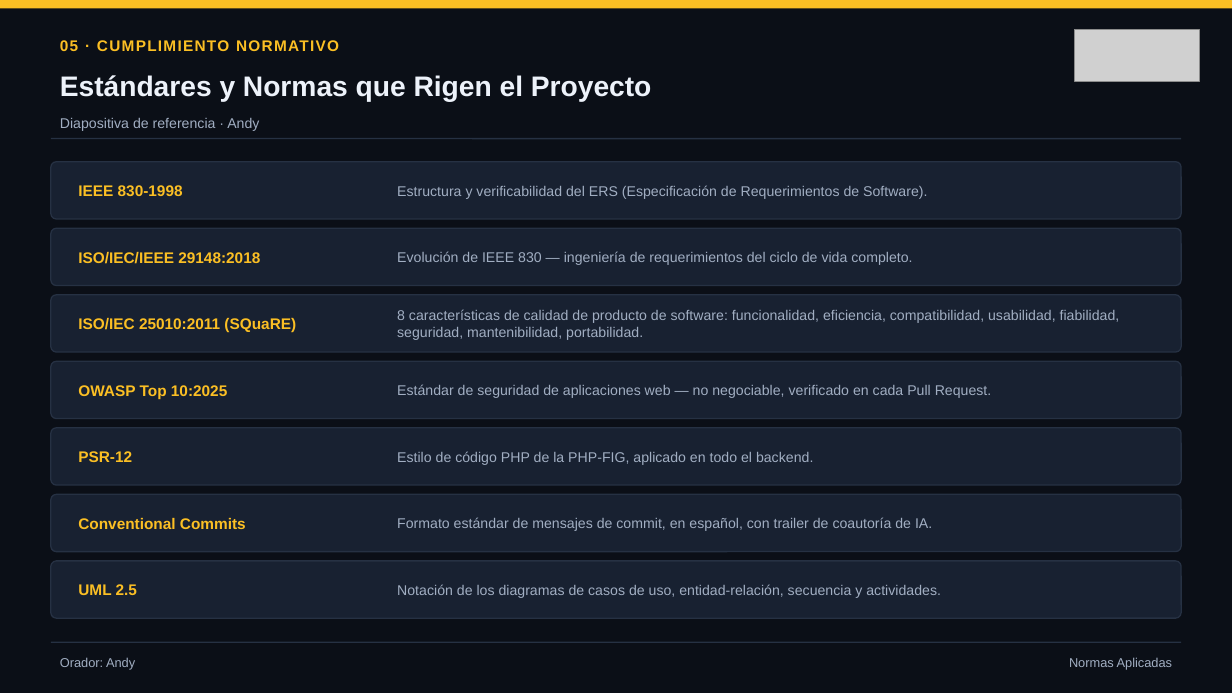
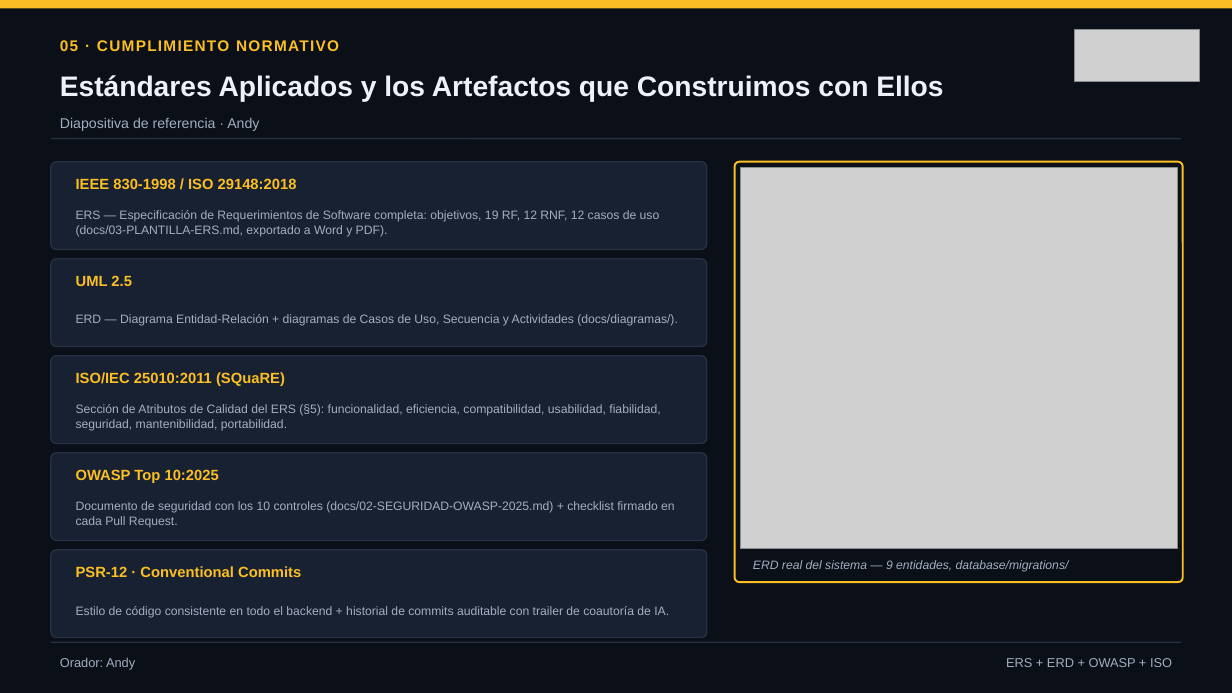
Before and after one commit to Andy13K/Dia_del_programador_IA, a slide deck: slide 5 of docs/export/Presentacion-Kin-Solar-Guatemala.pptx. Drawn at 1232x693 pixels with LibreOffice and Linux fonts; fonts in the diff are those of the drawing; grey boxes stand for pictures. Boxes give left, top, right and bottom in pixels: in the first picture for what was removed or moved away, otherwise in the second. Text is boxed around its words. In the diff, an @@ line names an element or a change of style, - is before the commit and + after.

```diff
--- a/docs/export/Presentacion-Kin-Solar-Guatemala.pptx
+++ b/docs/export/Presentacion-Kin-Solar-Guatemala.pptx
@@ text at (x1=60, y1=75, x2=943, y2=102): text changed @@
-Estándares y Normas que Rigen el Proyecto
+Estándares Aplicados y los Artefactos que Construimos con Ellos
@@ rounded rectangle resized from (x1=51, y1=162, x2=1181, y2=219) to (x1=51, y1=162, x2=707, y2=250) @@
@@ text at (x1=76, y1=178, x2=297, y2=189): text changed; size 12 to 11.5 pt @@
-IEEE 830-1998
+IEEE 830-1998 / ISO 29148:2018
@@ rounded rectangle resized from (x1=51, y1=494, x2=1181, y2=552) to (x1=735, y1=162, x2=1183, y2=582) @@
@@ rounded rectangle at (x1=735, y1=162, x2=1183, y2=582): fill #182131 to none; outline #263143 1 pt to #FBBF24 1.5 pt; proportions changed @@
@@ picture added at (x1=740, y1=167, x2=1177, y2=549) @@
@@ text at (x1=76, y1=210, x2=660, y2=237): text changed; size 11 to 9.5 pt @@
-Estructura y verificabilidad del ERS (Especificación de Requerimientos de Software).
+ERS — Especificación de Requerimientos de Software completa: objetivos, 19 RF, 12 RNF, 12 casos de uso (docs/03-PLANTILLA-ERS.md, exportado a Word y PDF).
@@ rounded rectangle resized from (x1=51, y1=228, x2=1181, y2=286) to (x1=51, y1=259, x2=707, y2=347) @@
@@ size 12 to 11.5 pt in 3 elements at (x1=76, y1=372, x2=285, y2=386), (x1=76, y1=469, x2=219, y2=483), (x1=76, y1=275, x2=132, y2=286) @@
@@ text "UML 2.5" moved from (x1=78, y1=584, x2=137, y2=595) to (x1=76, y1=275, x2=132, y2=286) @@
@@ text removed at (x1=78, y1=252, x2=260, y2=264) @@
-ISO/IEC/IEEE 29148:2018
@@ text at (x1=76, y1=314, x2=678, y2=326): text changed; size 11 to 9.5 pt @@
-Evolución de IEEE 830 — ingeniería de requerimientos del ciclo de vida completo.
+ERD — Diagrama Entidad-Relación + diagramas de Casos de Uso, Secuencia y Actividades (docs/diagramas/).
@@ rounded rectangle resized from (x1=51, y1=295, x2=1181, y2=352) to (x1=51, y1=356, x2=707, y2=444) @@
@@ text "ISO/IEC 25010:2011 (SQuaRE)" moved from (x1=78, y1=318, x2=296, y2=332) to (x1=76, y1=372, x2=285, y2=386) @@
@@ text at (x1=76, y1=404, x2=660, y2=431): text changed; size 11 to 9.5 pt @@
-8 características de calidad de producto de software: funcionalidad, eficiencia, compatibilidad, usabilidad, fiabilidad, seguridad, mantenibilidad, portabilidad.
+Sección de Atributos de Calidad del ERS (§5): funcionalidad, eficiencia, compatibilidad, usabilidad, fiabilidad, seguridad, mantenibilidad, portabilidad.
@@ rounded rectangle resized from (x1=51, y1=361, x2=1181, y2=419) to (x1=51, y1=453, x2=707, y2=541) @@
@@ text "OWASP Top 10:2025" moved from (x1=78, y1=385, x2=227, y2=399) to (x1=76, y1=469, x2=219, y2=483) @@
@@ text at (x1=76, y1=501, x2=675, y2=528): text changed; size 11 to 9.5 pt @@
-Estándar de seguridad de aplicaciones web — no negociable, verificado en cada Pull Request.
+Documento de seguridad con los 10 controles (docs/02-SEGURIDAD-OWASP-2025.md) + checklist firmado en cada Pull Request.
@@ text removed at (x1=78, y1=518, x2=246, y2=529) @@
-Conventional Commits
@@ text removed at (x1=397, y1=517, x2=932, y2=531) @@
-Formato estándar de mensajes de commit, en español, con trailer de coautoría de IA.
@@ proportions changed in 5 elements at (x1=51, y1=162, x2=707, y2=250), (x1=51, y1=259, x2=707, y2=347), (x1=51, y1=356, x2=707, y2=444), (x1=51, y1=453, x2=707, y2=541), (x1=51, y1=550, x2=707, y2=638) @@
@@ rounded rectangle resized from (x1=51, y1=428, x2=1181, y2=485) to (x1=51, y1=550, x2=707, y2=638) @@
@@ rounded rectangle removed at (x1=51, y1=561, x2=1181, y2=618) @@
@@ text at (x1=76, y1=566, x2=301, y2=577): text changed; size 12 to 11.5 pt @@
-PSR-12
+PSR-12 · Conventional Commits
@@ text added at (x1=753, y1=560, x2=1069, y2=572), 9.5 pt, text #A1AEC2, italic @@
+ERD real del sistema — 9 entidades, database/migrations/
@@ text removed at (x1=397, y1=584, x2=941, y2=598) @@
-Notación de los diagramas de casos de uso, entidad-relación, secuencia y actividades.
@@ text at (x1=76, y1=606, x2=669, y2=618): text changed; size 11 to 9.5 pt @@
-Estilo de código PHP de la PHP-FIG, aplicado en todo el backend.
+Estilo de código consistente en todo el backend + historial de commits auditable con trailer de coautoría de IA.
@@ text at (x1=1006, y1=658, x2=1172, y2=667): text changed @@
-Normas Aplicadas
+ERS + ERD + OWASP + ISO
```
Also in this commit, not shown: 12 other slides changed, 2 slides added, 3 slides removed, 12 other files.
